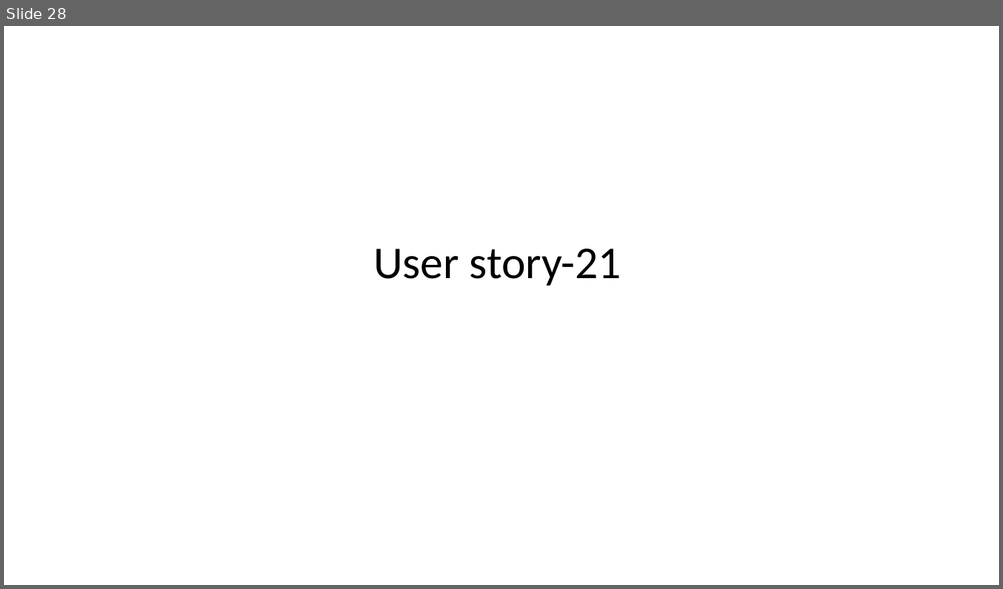
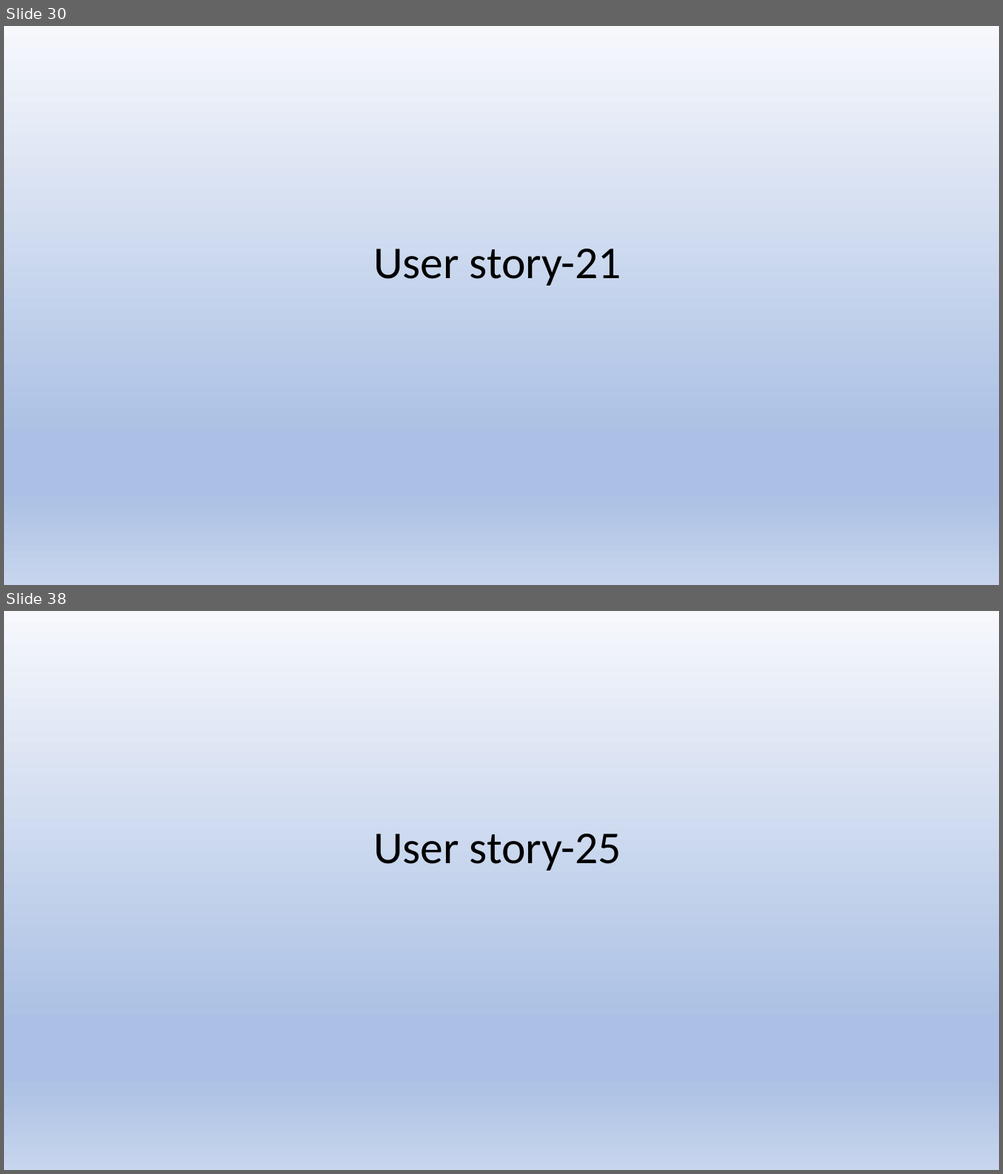
Before and after one commit to revati1628/Tailoring-store, a slide deck: Online Tailoring Store.pptx. Shown one above the other, each under a label of ours: slide 28 before the commit, slides 30 and 38 after it; the slides between them are not shown. The pictures are 1003x589 and 1003x1174 pixels, drawn with LibreOffice and Linux fonts; fonts in the diff are those of the drawing. Boxes give left, top, right and bottom in pixels: in the first picture for what was removed or moved away, otherwise in the second. Text is boxed around its words. In the diff, an @@ line names an element or a change of style, - is before the commit and + after.

```diff
--- a/Online Tailoring Store.pptx
+++ b/Online Tailoring Store.pptx
@@ slide 38 added at (4, 611, 999, 1170), background gradient #F6F8FC to #ABC0E4 to #C7D5ED @@
@@ text added at (373, 834, 621, 871), 44 pt, text #000000 @@
+User story-25
@@ what was slide 28 is now slide 30 @@
@@ slide 30 changed as well @@
@@ background #FFFFFF to gradient #F6F8FC to #ABC0E4 to #C7D5ED @@
```
Also in this commit, not shown: 26 other slides changed, 11 other slides added, 2 slides removed.
